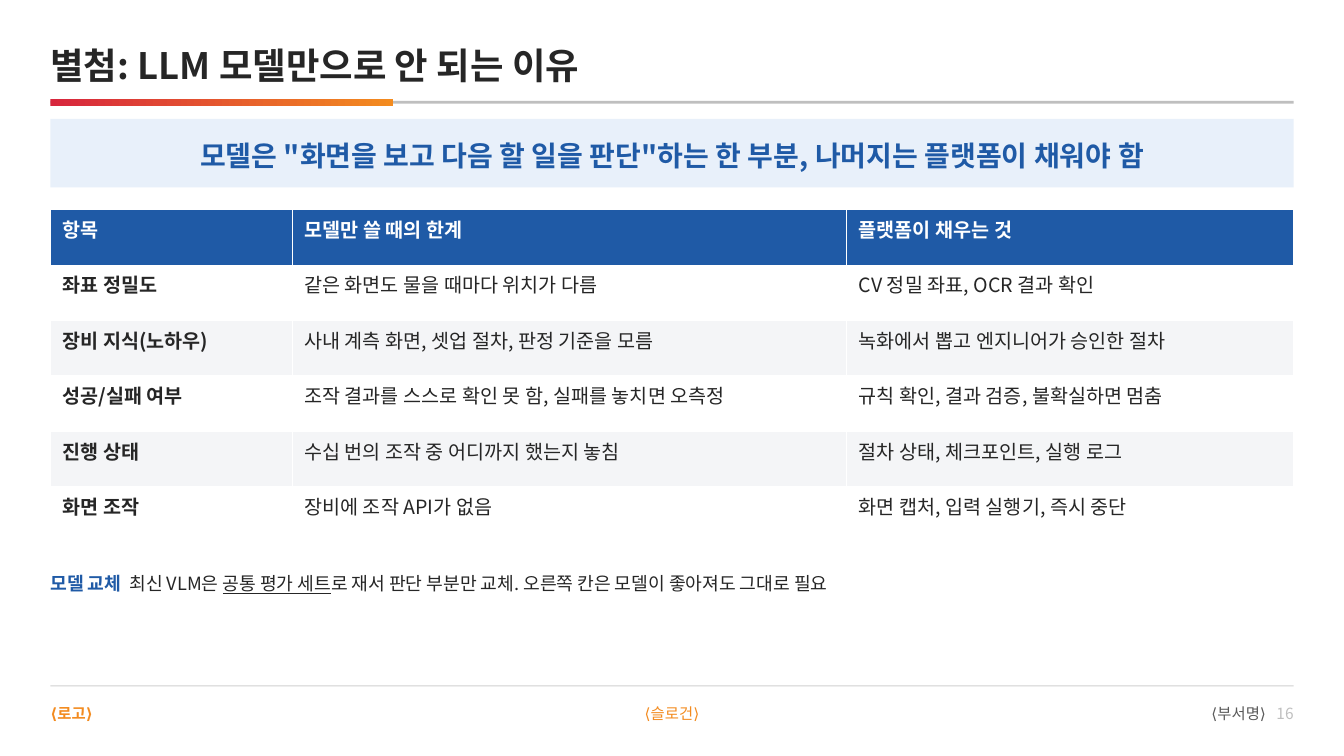
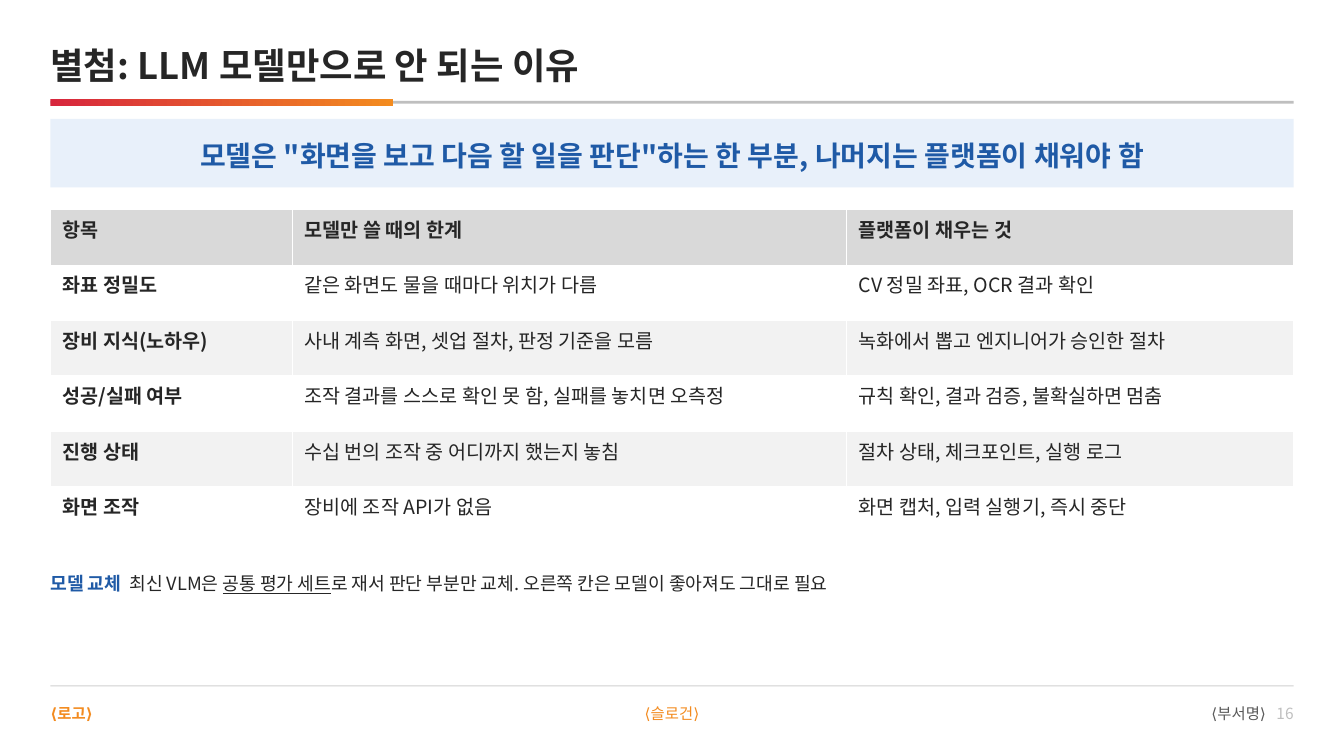
Before and after one commit to DarrenKoi/pm_notes, a slide deck: slide 16 of my-task/arc-tf/deliverables/arc-tf-team-full.pptx. Drawn at 1344x756 pixels with LibreOffice and Linux fonts; fonts in the diff are those of the drawing. Boxes give left, top, right and bottom in pixels: in the first picture for what was removed or moved away, otherwise in the second. Text is boxed around its words. In the diff, an @@ line names an element or a change of style, - is before the commit and + after.

```diff
--- a/my-task/arc-tf/deliverables/arc-tf-team-full.pptx
+++ b/my-task/arc-tf/deliverables/arc-tf-team-full.pptx
@@ table at bbox=[50, 210, 1294, 542] @@
@@ fill #1F5AA6 to #D9D9D9 in row 1 @@
@@ fill #F4F5F7 to #F2F2F2 in 6 cells @@
@@ text colour #FFFFFF to #262626 in "항목", "모델만 쓸 때의 한계", "플랫폼이 채우는 것" @@
```
Also in this commit, not shown: 14 other slides changed, 3 other files.
